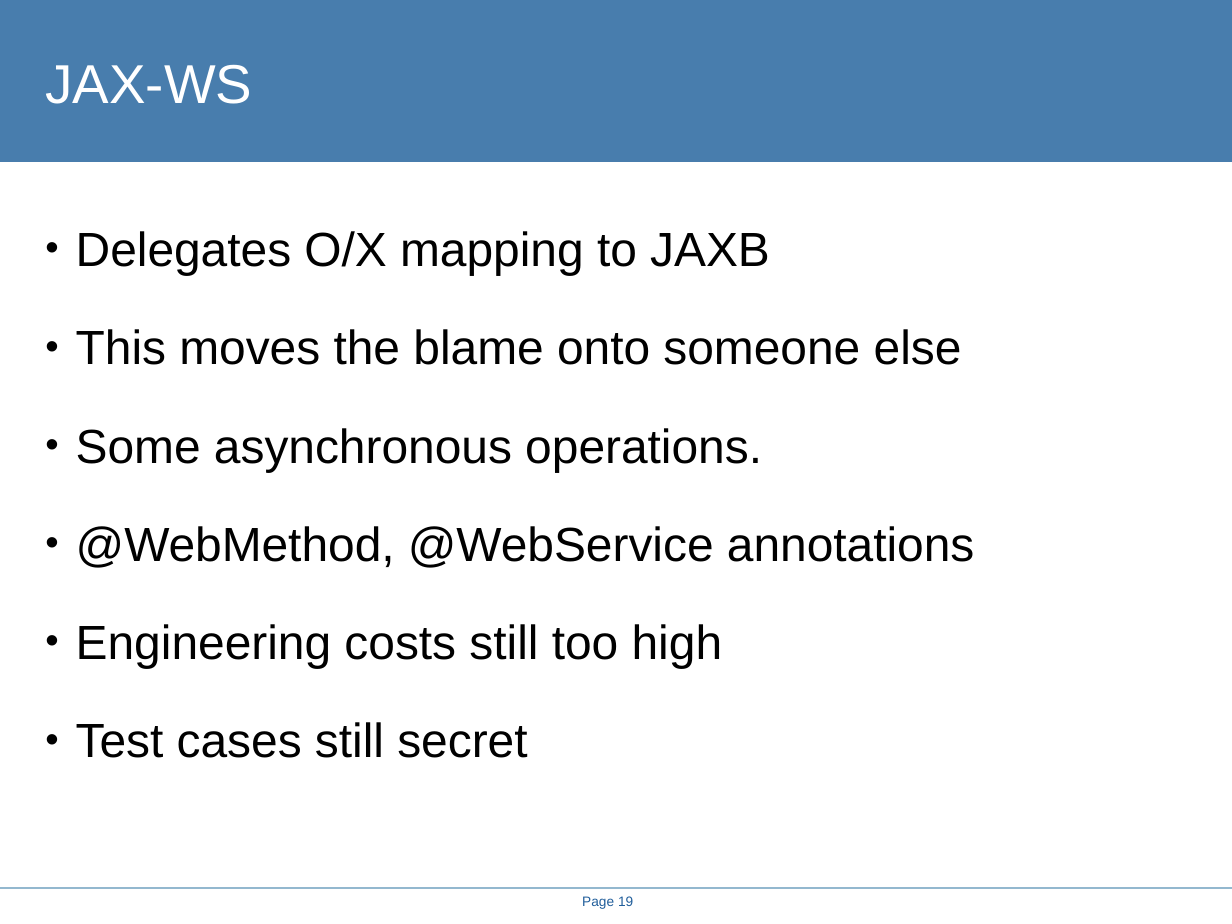
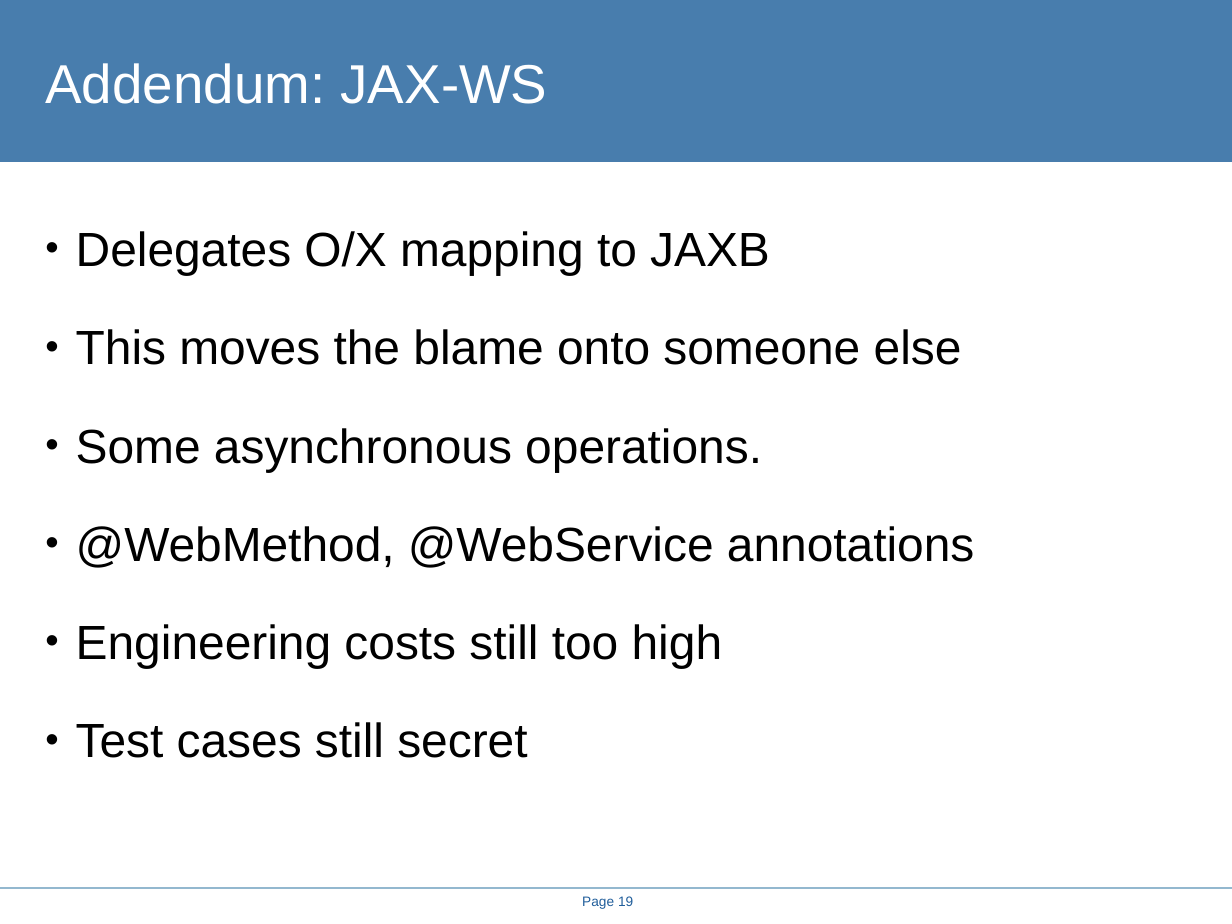
Before and after one commit to steveloughran/smartfrog, a slide deck: slide 19 of projects/alpine/doc/icws2005/alpine3.ppt. Drawn at 1232x924 pixels with LibreOffice and Linux fonts; fonts in the diff are those of the drawing. Boxes give left, top, right and bottom in pixels: in the first picture for what was removed or moved away, otherwise in the second. Text is boxed around its words. In the diff, an @@ line names an element or a change of style, - is before the commit and + after.

```diff
--- a/projects/alpine/doc/icws2005/alpine3.ppt
+++ b/projects/alpine/doc/icws2005/alpine3.ppt
@@ title at bbox=[45, 63, 548, 104]: text changed @@
-JAX-WS
+Addendum: JAX-WS
```
Also in this commit, not shown: 23 other files.
